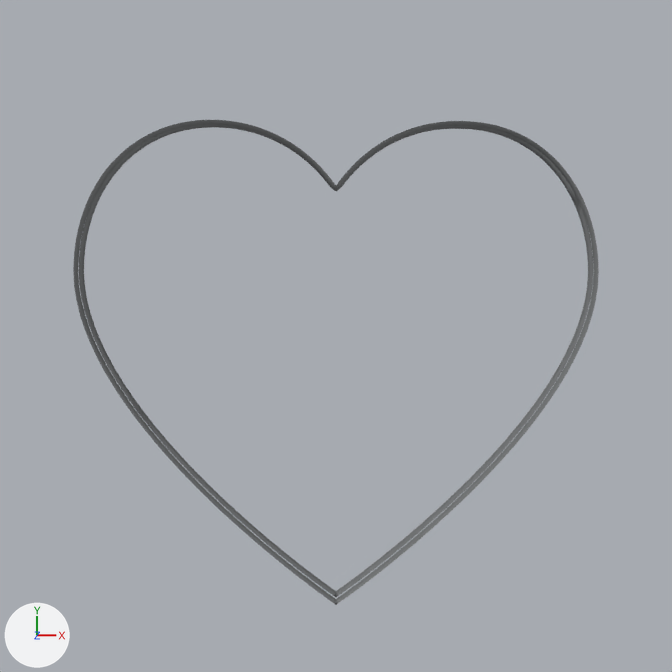
What one commit did to the Blender file graphics/app-icon/app-icon.blend.
Rendered twice from the file's camera 'Camera'. The lights are fixed; the arrows at lower left show +X, +Y and +Z. The same objects are shown in both versions, whatever each file hides.

The older version as bpy lines, for what is in view:
```python
ob_curve_000 = bpy.data.objects.new('Curve.000', cu_curve_000)
ob_curve_000.location = (0.0, -1.87, -0.5)
ob_curve_000.scale = (0.931, 0.931, 0.931)
ob_curve_003 = bpy.data.objects.new('Curve.003', cu_curve_003)
ob_curve_003.location = (0.0, -1.87, -0.5)
ob_curve_003.scale = (0.933, 0.933, 0.933)
ob_curve_004 = bpy.data.objects.new('Curve.004', cu_curve_004)
ob_curve_004.location = (0.0, -1.87, -0.5)
ob_curve_004.scale = (0.932, 0.932, 0.932)
ob_curve_010 = bpy.data.objects.new('Curve.010', cu_curve_010)
ob_curve_010.location = (0.0, 1.74, 0.0)
ob_curve_010.scale = (1210.0, 1210.0, 1210.0)
```
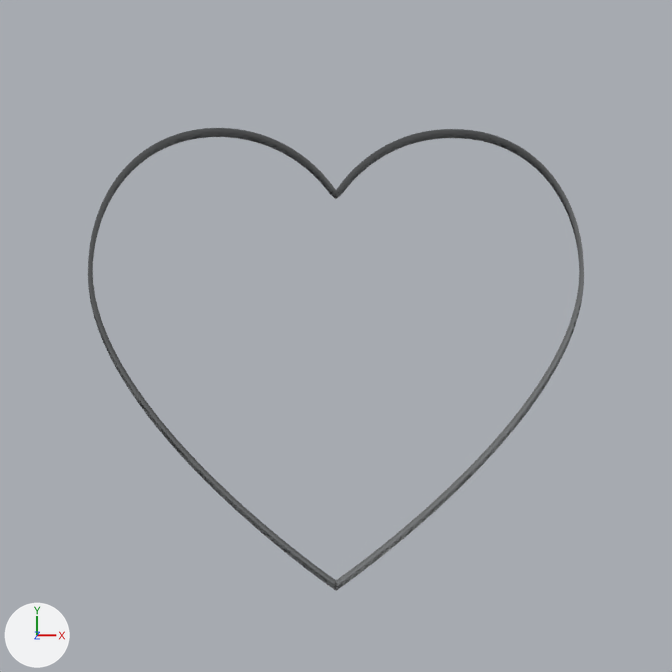
The change, as a list of edits to the scene's bpy script:
```text
Change cu_curve_010:
    where _sp = cu_curve_010.splines.new('BEZIER'); _sp.bezier_points.add(5)
    remove _sp.bezier_points.foreach_set('co', [0.00539, -0.000136, 0.000603, 0.00257, 0.00297, 0.000603, 0.0, 0.00164, 0.000603, -0.00257, 0.003, 0.000603, -0.00539, -0.000108, 0.000603, 0.0, -0.00696, 0.000603])
    remove _sp.bezier_points.foreach_set('handle_left', [0.00539, -0.00327, 0.000603, 0.00429, 0.00297, 0.000603, 0.000564, 0.00246, 0.000603, -0.0015, 0.003, 0.000603, -0.00539, 0.00161, 0.000603, 0.0, -0.00696, 0.000603])
    remove _sp.bezier_points.foreach_set('handle_right', [0.00539, 0.00158, 0.000603, 0.0015, 0.003, 0.000603, -0.000564, 0.00246, 0.000603, -0.00429, 0.003, 0.000603, -0.00539, -0.00327, 0.000603, 0.0, -0.00696, 0.000603])
    add _sp.bezier_points.foreach_set('co', [6.833, 3.714, 0.0, 3.255, 7.648, 0.0, 0.0, 5.967, 0.0, -3.255, 7.684, 0.0, -6.833, 3.75, 0.0, 0.0, -4.941, 0.0])
    add _sp.bezier_points.foreach_set('handle_left', [6.833, -0.256, 0.0, 5.437, 7.648, 0.0, 0.715, 7.005, 0.0, -1.896, 7.684, 0.0, -6.833, 5.932, 0.0, 0.0, -4.941, 0.0])
    add _sp.bezier_points.foreach_set('handle_right', [6.833, 5.896, 0.0, 1.896, 7.684, 0.0, -0.715, 7.005, 0.0, -5.437, 7.684, 0.0, -6.833, -0.256, 0.0, 0.0, -4.941, 0.0])
    add _sp.bezier_points.foreach_set('radius', [1268.0, 1268.0, 1268.0, 1268.0, 1268.0, 1268.0])
    _sp.resolution_u: 64 -> 32
    remove cu_curve_010.materials.append(mat_red_004)  # grey #797b7c
    add cu_curve_010.materials.append(mat_red_002)  # grey #797b7c
    cu_curve_010.resolution_u: 64 -> 32
Change cu_curve_000:
    where _sp = cu_curve_000.splines.new('BEZIER'); _sp.bezier_points.add(5)
    remove _sp.bezier_points.foreach_set('co', [6.833, 3.714, 0.0, 3.255, 7.648, 0.0, 0.0, 5.967, 0.0, -3.255, 7.684, 0.0, -6.833, 3.75, 0.0, 0.0, -4.941, 0.0])
    remove _sp.bezier_points.foreach_set('handle_left', [6.833, -0.256, 0.0, 5.437, 7.648, 0.0, 0.715, 7.005, 0.0, -1.896, 7.684, 0.0, -6.833, 5.932, 0.0, 0.0, -4.941, 0.0])
    remove _sp.bezier_points.foreach_set('handle_right', [6.833, 5.896, 0.0, 1.896, 7.684, 0.0, -0.715, 7.005, 0.0, -5.437, 7.684, 0.0, -6.833, -0.256, 0.0, 0.0, -4.941, 0.0])
    remove _sp.bezier_points.foreach_set('radius', [1268.0, 1268.0, 1268.0, 1268.0, 1268.0, 1268.0])
    add _sp.bezier_points.foreach_set('co', [0.00539, -0.000136, 0.000603, 0.00257, 0.00297, 0.000603, 0.0, 0.00164, 0.000603, -0.00257, 0.003, 0.000603, -0.00539, -0.000108, 0.000603, 0.0, -0.00696, 0.000603])
    add _sp.bezier_points.foreach_set('handle_left', [0.00539, -0.00327, 0.000603, 0.00429, 0.00297, 0.000603, 0.000564, 0.00246, 0.000603, -0.0015, 0.003, 0.000603, -0.00539, 0.00161, 0.000603, 0.0, -0.00696, 0.000603])
    add _sp.bezier_points.foreach_set('handle_right', [0.00539, 0.00158, 0.000603, 0.0015, 0.003, 0.000603, -0.000564, 0.00246, 0.000603, -0.00429, 0.003, 0.000603, -0.00539, -0.00327, 0.000603, 0.0, -0.00696, 0.000603])
    _sp.resolution_u: 32 -> 64
    remove cu_curve_000.materials.append(mat_red_002)  # grey #797b7c
    add cu_curve_000.materials.append(mat_red_004)  # grey #797b7c
    cu_curve_000.resolution_u: 32 -> 64
Change ob_curve_010:
    ob_curve_010.location: (0.0, 1.74, 0.0) -> (0.0, -1.87, -0.5)
    ob_curve_010.scale: (1210.0, 1210.0, 1210.0) -> (0.899, 0.899, 0.899)
Change ob_curve_004:
    ob_curve_004.scale: (0.932, 0.932, 0.932) -> (0.899, 0.899, 0.899)
Change ob_curve_003:
    ob_curve_003.scale: (0.933, 0.933, 0.933) -> (0.899, 0.899, 0.899)
Change ob_curve_000:
    ob_curve_000.location: (0.0, -1.87, -0.5) -> (0.0, 1.74, 0.0)
    ob_curve_000.scale: (0.931, 0.931, 0.931) -> (1140.0, 1140.0, 1140.0)
```

What differs and where, as boxes (x1, y1, x2, y2) in the pictures (672 x 672 px):
'Curve.000', reshaped, moved, rescaled: before (79, 125, 593, 597); after (88, 128, 584, 586)
'Curve.010', reshaped, moved, rescaled (not visible afterwards): before (73, 120, 599, 605)
'Curve.004', rescaled (not visible before): after (88, 132, 584, 590)
'Curve.003', rescaled (not visible afterwards): before (79, 168, 593, 596)
